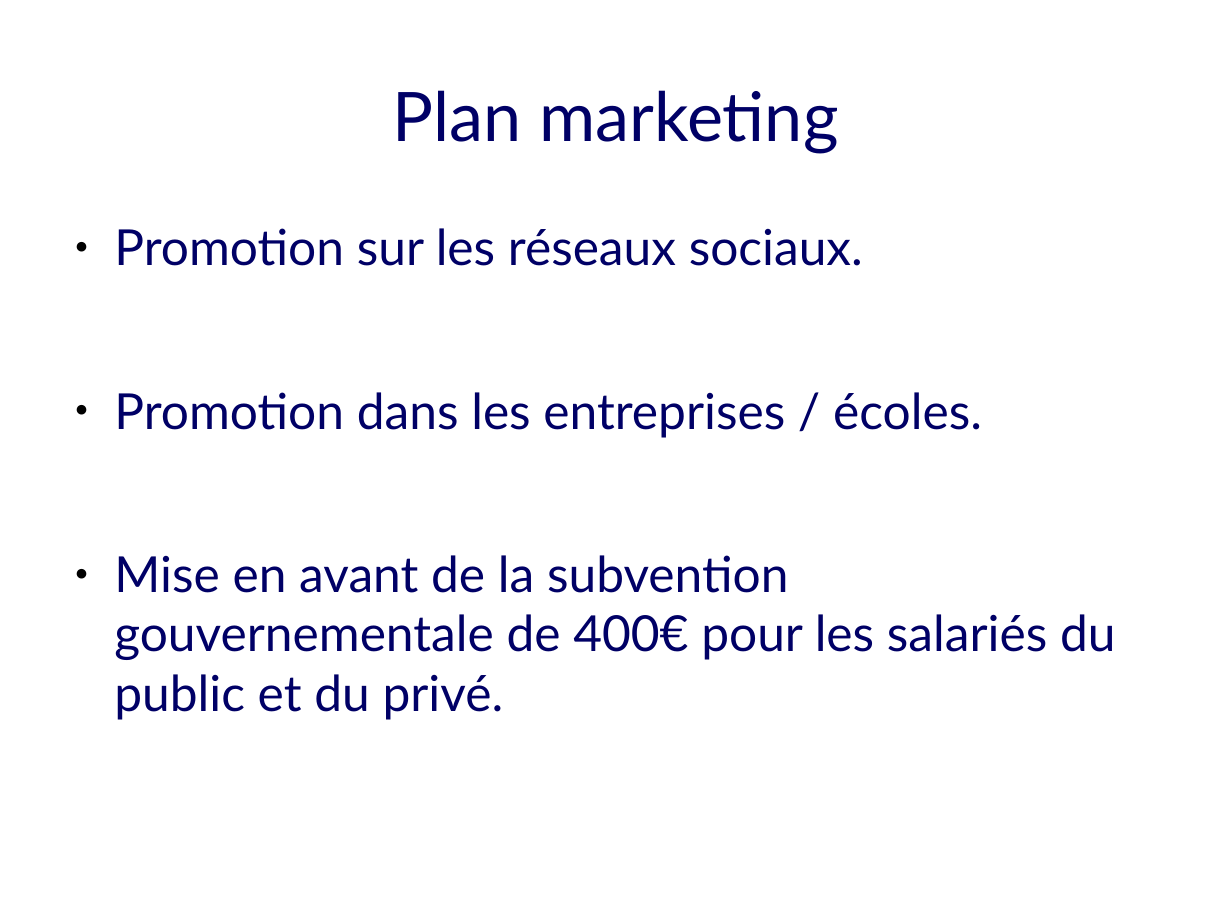
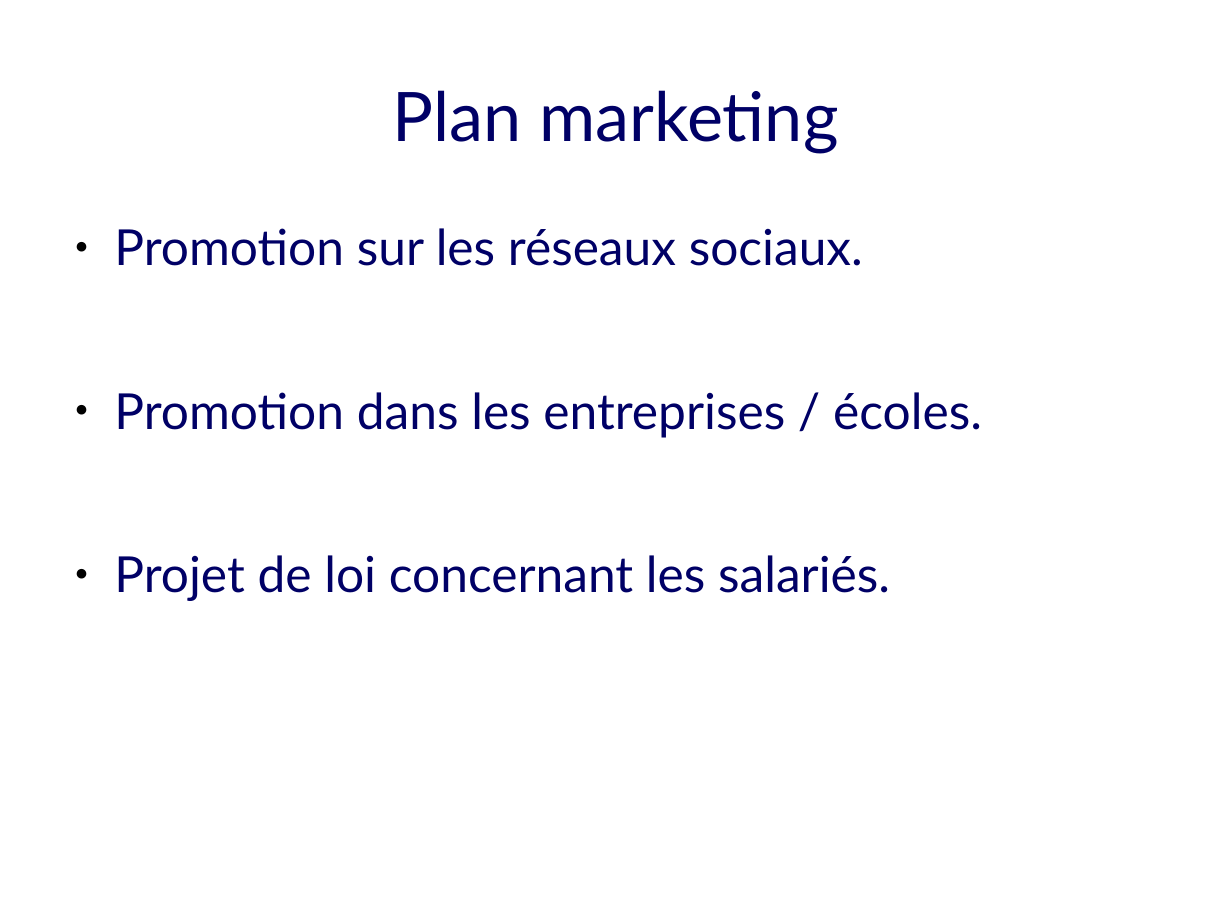
Before and after one commit to jeremychoisy/L3, a slide deck: slide 6 of Création d'entreprise/Présentation/LinkShift.odp. Drawn at 1232x924 pixels with LibreOffice and Linux fonts; fonts in the diff are those of the drawing. Boxes give left, top, right and bottom in pixels: in the first picture for what was removed or moved away, otherwise in the second. Text is boxed around its words. In the diff, an @@ line names an element or a change of style, - is before the commit and + after.

```diff
--- a/Création d'entreprise/Présentation/LinkShift.odp
+++ b/Création d'entreprise/Présentation/LinkShift.odp
@@ text at (114, 555, 890, 601): text changed @@
-● Mise en avant de la subvention gouvernementale de 400€ pour les salariés du public et du privé.
+● Projet de loi concernant les salariés.
```
Also in this commit, not shown: 52 other files.
